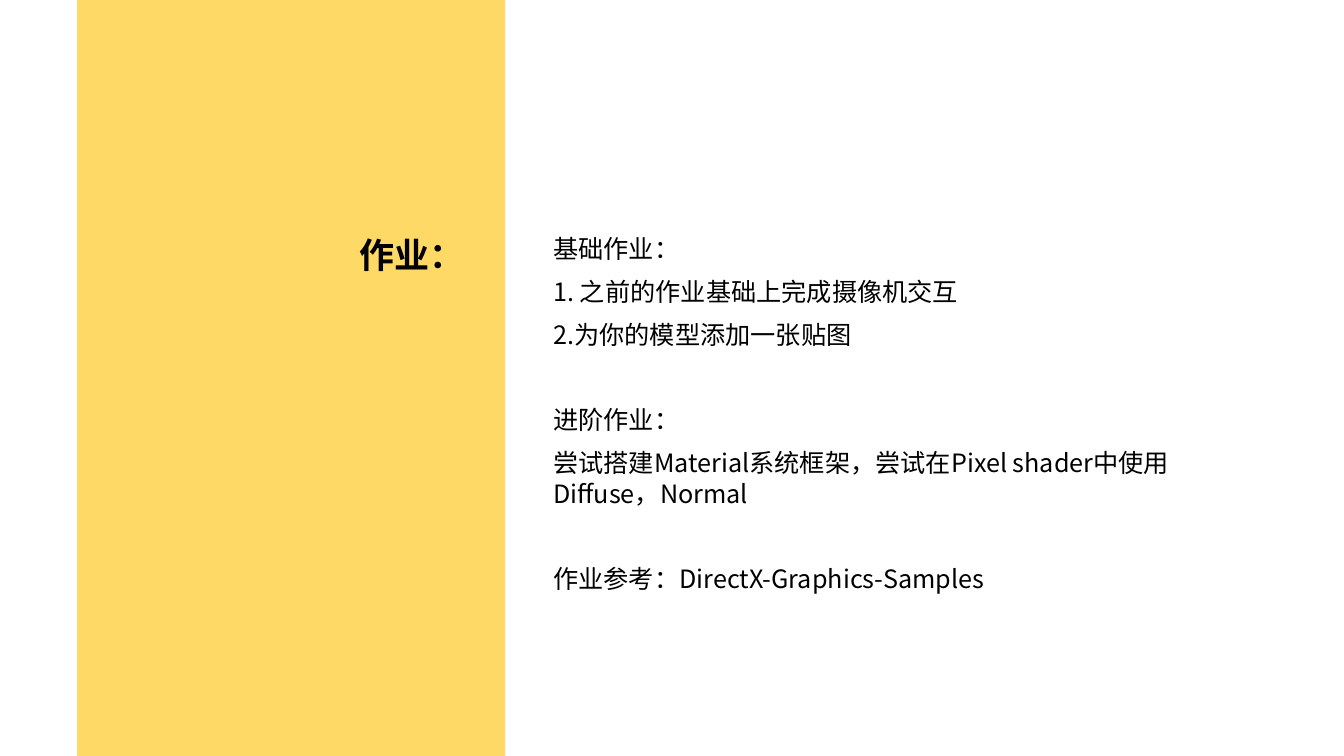
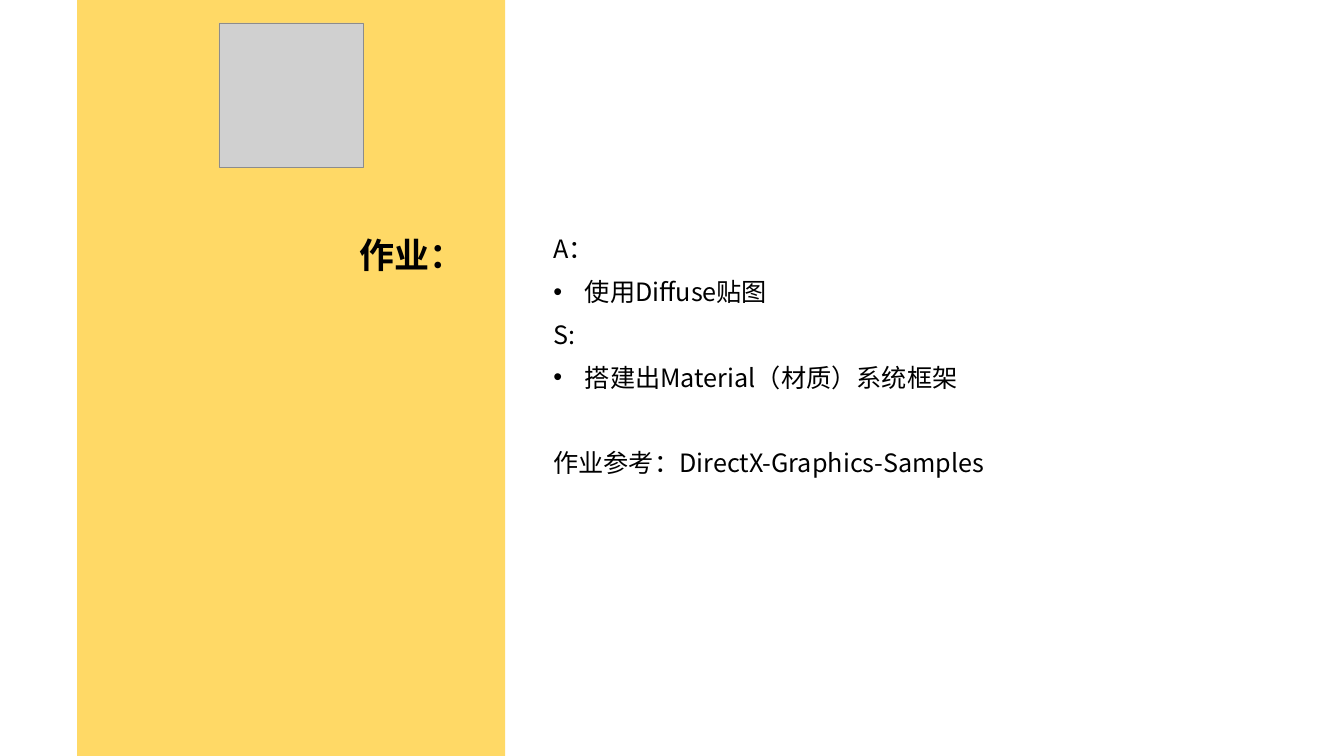
Before and after one commit to doomlover/KSGameEngineTutorials, a slide deck: slide 41 of PPTs/05.深入DX12绘制二.pptx (slide 39 before the commit). Drawn at 1344x756 pixels with LibreOffice and Linux fonts; fonts in the diff are those of the drawing; grey boxes stand for pictures. Boxes give left, top, right and bottom in pixels: in the first picture for what was removed or moved away, otherwise in the second. Text is boxed around its words. In the diff, an @@ line names an element or a change of style, - is before the commit and + after.

```diff
--- a/PPTs/05.深入DX12绘制二.pptx
+++ b/PPTs/05.深入DX12绘制二.pptx
@@ picture added at (x1=219, y1=23, x2=363, y2=167) @@
@@ text at (x1=553, y1=239, x2=958, y2=390): text changed @@
-基础作业：
-1. 之前的作业基础上完成摄像机交互
-2.为你的模型添加一张贴图
-进阶作业：
-尝试搭建Material系统框架，尝试在Pixel shader中使用Diffuse，Normal
+A：
+• 使用Diffuse贴图
+S:
+• 搭建出Material（材质）系统框架
```
Also in this commit, not shown: 21 other slides changed, 2 slides added, 1 other file.
